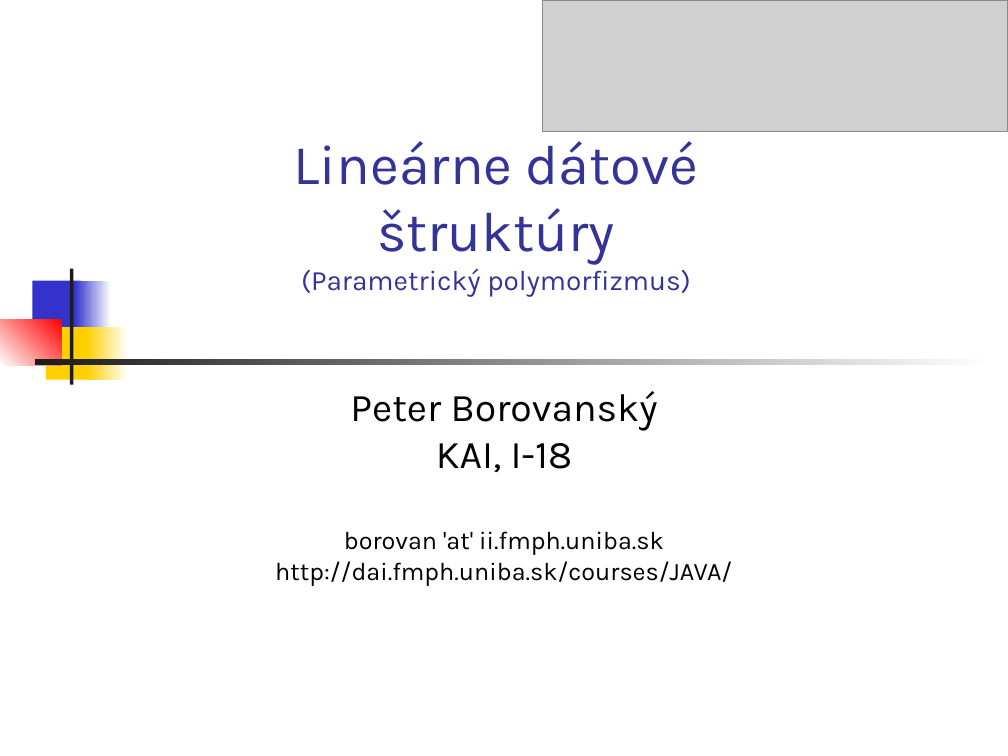
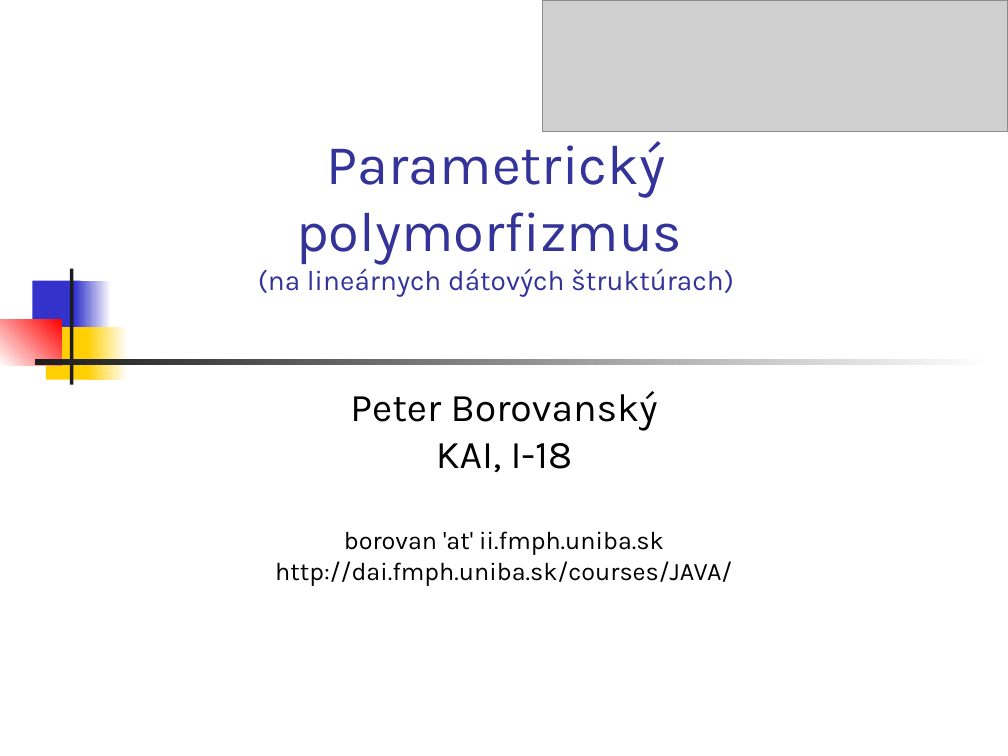
Before and after one commit to Programovanie4/Prednasky, a slide deck: slide 1 of 05/05_java.ppt. Drawn at 1008x756 pixels with LibreOffice and Linux fonts; fonts in the diff are those of the drawing; grey boxes stand for pictures. Boxes give left, top, right and bottom in pixels: in the first picture for what was removed or moved away, otherwise in the second. Text is boxed around its words. In the diff, an @@ line names an element or a change of style, - is before the commit and + after.

```diff
--- a/05/05_java.ppt
+++ b/05/05_java.ppt
@@ title at box(258, 141, 734, 297): text changed @@
-Lineárne dátové štruktúry
-(Parametrický polymorfizmus)
+Parametrický
+polymorfizmus
+(na lineárnych dátových štruktúrach)
```
Also in this commit, not shown: 2 other files.
